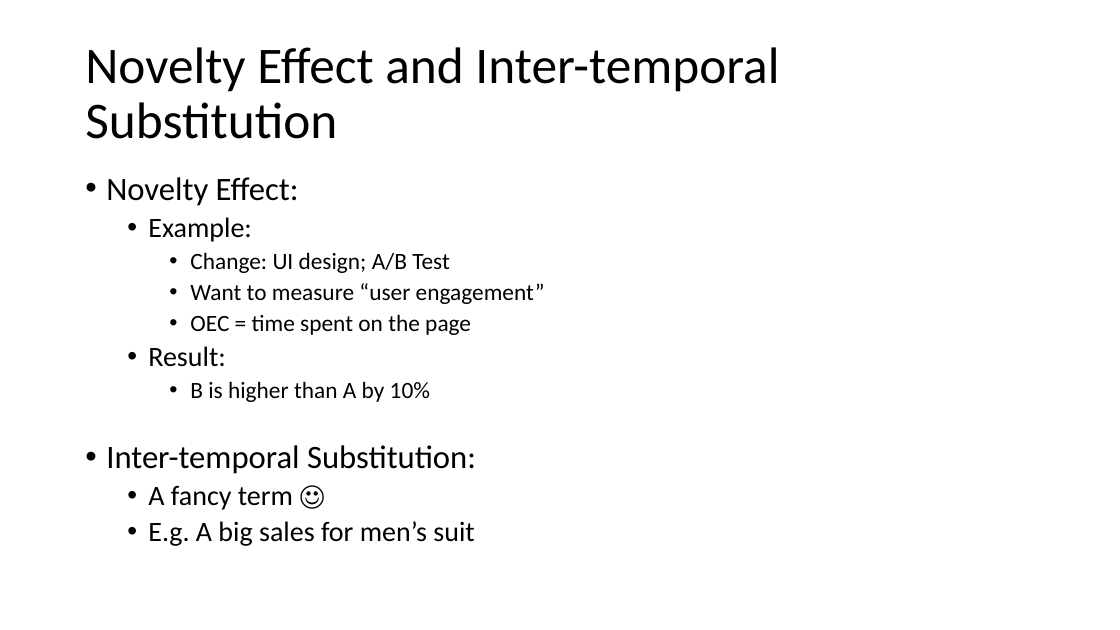
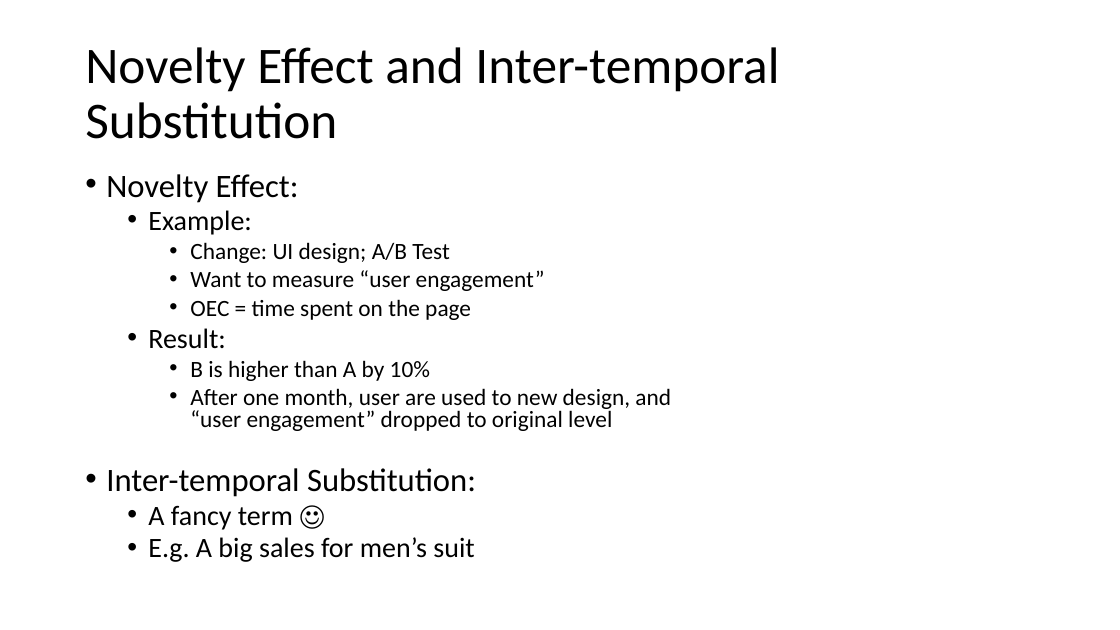
Before and after one commit to patng323/learn, a slide deck: slide 23 of FieldExperiments/AB Testing.pptx. Drawn at 1120x630 pixels with LibreOffice and Linux fonts; fonts in the diff are those of the drawing. Boxes give left, top, right and bottom in pixels: in the first picture for what was removed or moved away, otherwise in the second. Text is boxed around its words. In the diff, an @@ line names an element or a change of style, - is before the commit and + after.

```diff
--- a/FieldExperiments/AB Testing.pptx
+++ b/FieldExperiments/AB Testing.pptx
@@ text at [106, 174, 545, 562]: line spacing 0.9 to 0.8 @@
@@ text at [190, 388, 671, 431]: paragraph added @@
+    • After one month, user are used to new design, and
+      “user engagement” dropped to original level
```
Also in this commit, not shown: 9 other slides changed.
